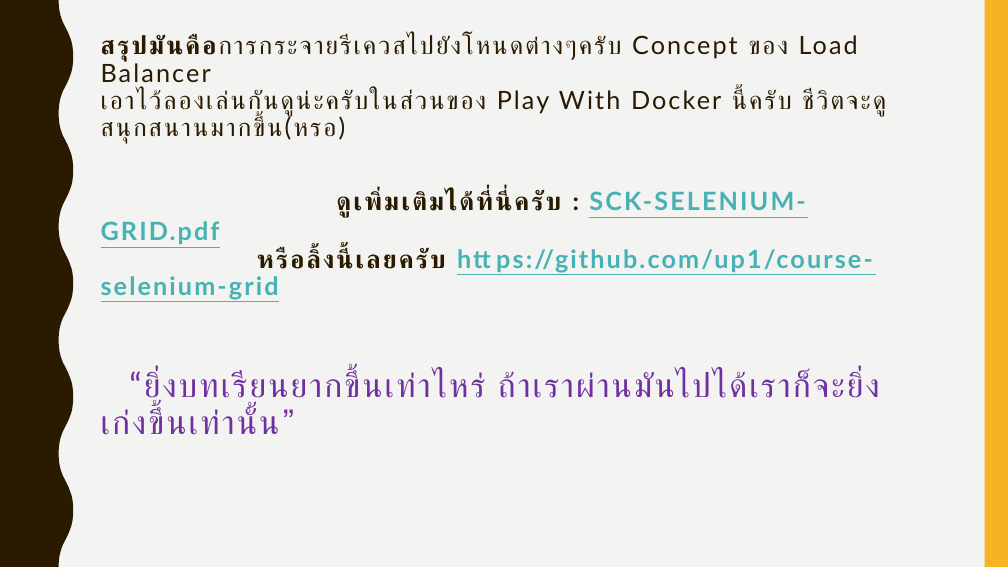
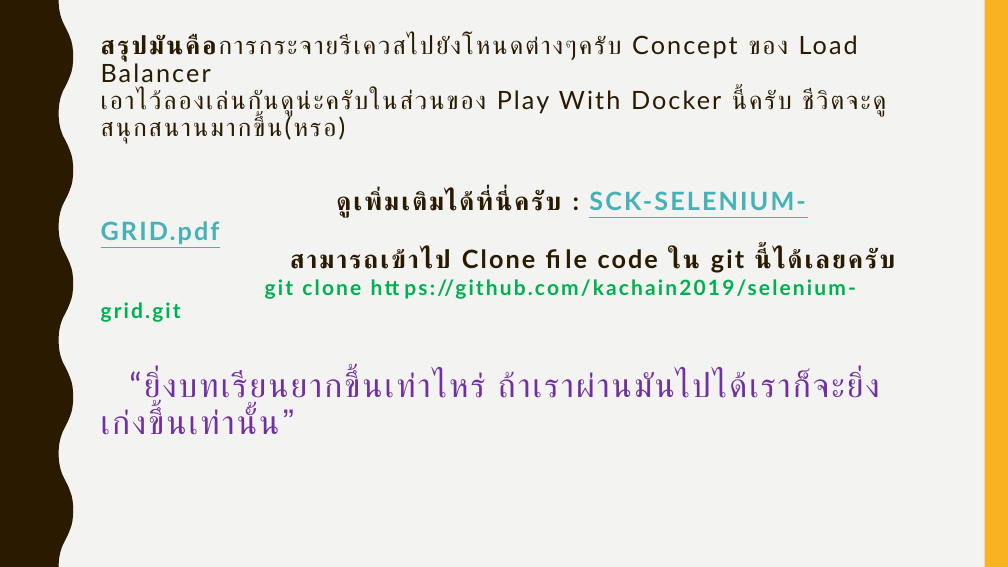
Before and after one commit to kachain2019/selenium-grid, a slide deck: slide 26 of slide/Selenium-Grid.pptx. Drawn at 1008x567 pixels with LibreOffice and Linux fonts; fonts in the diff are those of the drawing. Boxes give left, top, right and bottom in pixels: in the first picture for what was removed or moved away, otherwise in the second. Text is boxed around its words. In the diff, an @@ line names an element or a change of style, - is before the commit and + after.

Commit message:
Edit Slide

```diff
--- a/slide/Selenium-Grid.pptx
+++ b/slide/Selenium-Grid.pptx
@@ title at (101,35,896,435): text changed @@
-สรุปมันคือการกระจายรีเควสไปยังโหนดต่างๆครับ Concept ของ Load Balancer
-เอาไว้ลองเล่นกันดูน่ะครับในส่วนของ Play With Docker นี้ครับ ชีวิตจะดูสนุกสนานมากขึ้น(หรอ)
-ดูเพิ่มเติมได้ที่นี่ครับ : SCK-SELENIUM-GRID.pdf
-หรือลิ้งนี้เลยครับ https://github.com/up1/course-selenium-grid
-“ยิ่งบทเรียนยากขึ้นเท่าไหร่ ถ้าเราผ่านมันไปได้เราก็จะยิ่งเก่งขึ้นเท่านั้น”
+สรุปมันคือการกระจายรีเควสไปยังโหนดต่างๆครับ Concept ของ Load Balancer
+เอาไว้ลองเล่นกันดูน่ะครับในส่วนของ Play With Docker นี้ครับ ชีวิตจะดูสนุกสนานมากขึ้น(หรอ)
+ดูเพิ่มเติมได้ที่นี่ครับ : SCK-SELENIUM-GRID.pdf
+สามารถเข้าไป Clone file code ใน git นี้ได้เลยครับ
+git clone https://github.com/kachain2019/selenium-grid.git
+“ยิ่งบทเรียนยากขึ้นเท่าไหร่ ถ้าเราผ่านมันไปได้เราก็จะยิ่งเก่งขึ้นเท่านั้น”
```
